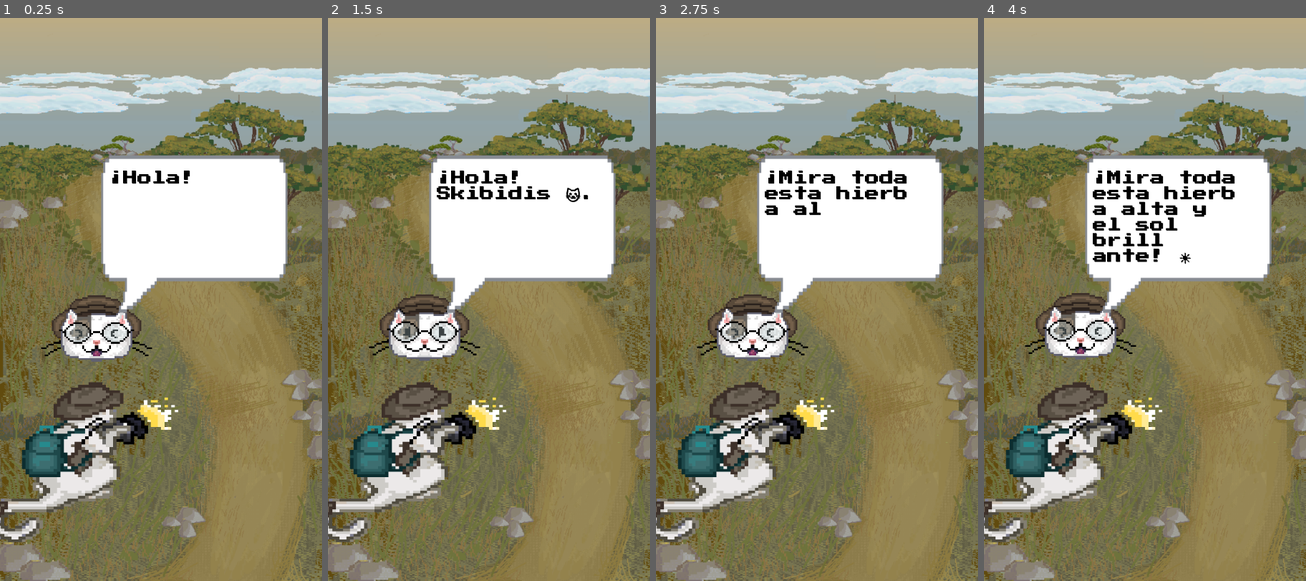
Above: before the commit, frames 1-4 (left to right).
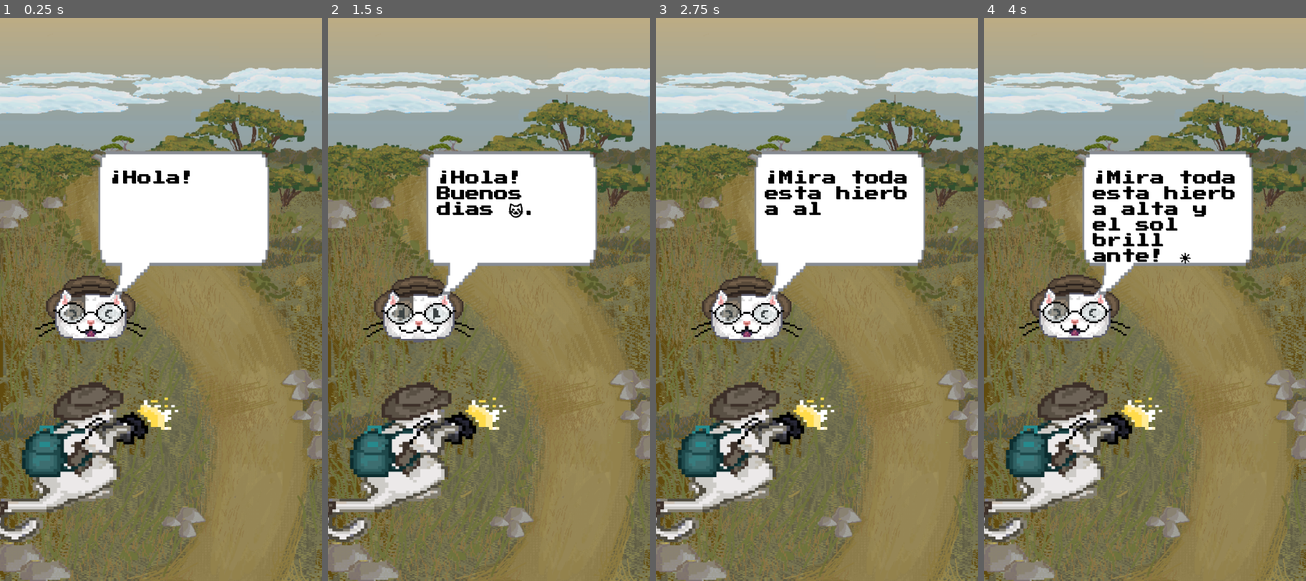
Above: after the commit, the same moments.

Repository: TonyCast2005/Galileo
Game: Godot game, scene res://escenas/Escenarios/Sabana/Sabana.tscn
The game is run twice, just before and just after one commit, with the same random seed, the same clock (stepped at 60 frames per second) and the same inputs. This scene is started directly instead of the project's main scene.
Inputs (mouse positions are in pixels of both pictures, inside the frame that each line leads up to):
- Up to frame 1 (0.25 s): no input
- Up to frame 2 (1.5 s): tap Enter (ui_accept) at 0.5, 0.77 s; move the mouse to (559, 265) at 0.52 s; click (559, 265) at 0.6 s; move the mouse to (424, 322) at 1.27 s; click (424, 322) at 1.35 s
- Up to frame 3 (2.75 s): tap Enter (ui_accept) at 1.52 s; move the mouse to (849, 170) at 2.02 s; click (849, 170) at 2.1 s
- Up to frame 4 (4 s): move the mouse to (1128, 406) at 2.77 s; click (1128, 406) at 2.85 s; tap Enter (ui_accept) at 3.02, 3.77 s; move the mouse to (1241, 378) at 3.52 s; click (1241, 378) at 3.6 s

The runs differ from the first frame. In frame 1, 7.3% of the frame differs, in the area x 10-90%, y 23-62%; in frame 2, 8.1%, in the area x 10-90%, y 23-61%; in frame 3, 7.3%; in frame 4, 7.3%.

Commit message:
no terminado

Diff:
--- /dev/null
+++ b/galileo/escenas/Escenarios/Espacio/Espacio.gd
@@ -0,0 +1,44 @@
+extends Control
+
+
+
+
+
+var tutorial_activo = true
+
+func _ready():
+
+    iniciar_dialogo_espacio()
+
+
+func iniciar_dialogo_espacio():
+    var gato_dialogo = preload("res://escenas/Gato_Instrucciones/Gato_Instrucciones.tscn").instantiate()
+    add_child(gato_dialogo)
+
+    gato_dialogo.global_position = Vector2(10, 500)
+
+    # Textura que se ve mientras habla
+    gato_dialogo.textura_habla_personal = preload("res://assets/sprites/ui/Espacio/Galileo_Espacio_Hablando.png")
+    # Textura de reposo cuando no habla
+    gato_dialogo.textura_idle_personal = preload("res://assets/sprites/ui/Espacio/Galileo_Espacio_Base.png")
+
+    # Ajustar escala del Sprite según la textura
+    var tamaño_deseado = Vector2(256,256)  # el tamaño que quieres en tu escena
+    var tamaño_textura = gato_dialogo.textura_habla_personal.get_size()
+    gato_dialogo.gato.scale = tamaño_deseado / tamaño_textura
+
+    # Diálogos que quieres que diga en este escenario
+    gato_dialogo.dialogos = [
+    "¡Hola, astronauta! 🚀 Hoy viajamos al espacio exterior.",
+    "Mira esas estrellas brillantes...",
+    "Tu misión será tomar fotos de los planetas. 📸",
+    "Algunos se mueven rápido, ¡así que apunta bien! 🛰️",
+    "Cuando termines todas las fotos, tendrás una sorpresa estelar. 🌠"
+]
+
+
+    # ✅ Esperar hasta que termine el diálogo
+    await gato_dialogo.dialogo_terminado
+
+    # ✅ Ahora sí: empezar a mostrar animales
+    tutorial_activo = false
--- /dev/null
+++ b/galileo/escenas/Escenarios/Espacio/Espacio.tscn
@@ -0,0 +1,166 @@
+[gd_scene load_steps=16 format=3 uid="uid://coqxncvnob81"]
+
+[ext_resource type="Script" uid="uid://dpebrs77c5ude" path="res://escenas/Escenarios/Espacio/Espacio.gd" id="1_6pqiu"]
+[ext_resource type="Texture2D" uid="uid://b1he0djyilmn5" path="res://assets/sprites/misc/espacioFondo.png" id="2_rjqk0"]
+[ext_resource type="Texture2D" uid="uid://3lquepi4mr3s" path="res://assets/sprites/ui/Espacio/naveRoja.png" id="3_rjqk0"]
+[ext_resource type="Texture2D" uid="uid://74gmy0qwrspa" path="res://assets/sprites/ui/Espacio/naveverde.png" id="4_kw2l3"]
+
+[sub_resource type="AtlasTexture" id="AtlasTexture_kw2l3"]
+atlas = ExtResource("3_rjqk0")
+region = Rect2(0, 0, 64, 120)
+
+[sub_resource type="AtlasTexture" id="AtlasTexture_jms05"]
+atlas = ExtResource("3_rjqk0")
+region = Rect2(64, 0, 64, 120)
+
+[sub_resource type="AtlasTexture" id="AtlasTexture_htq1g"]
+atlas = ExtResource("3_rjqk0")
+region = Rect2(128, 0, 64, 120)
+
+[sub_resource type="AtlasTexture" id="AtlasTexture_sudvv"]
+atlas = ExtResource("3_rjqk0")
+region = Rect2(0, 120, 64, 120)
+
+[sub_resource type="AtlasTexture" id="AtlasTexture_xuvk5"]
+atlas = ExtResource("3_rjqk0")
+region = Rect2(64, 120, 64, 120)
+
+[sub_resource type="AtlasTexture" id="AtlasTexture_bmlh5"]
+atlas = ExtResource("4_kw2l3")
+region = Rect2(0, 0, 64, 120)
+
+[sub_resource type="AtlasTexture" id="AtlasTexture_wur50"]
+atlas = ExtResource("4_kw2l3")
+region = Rect2(64, 0, 64, 120)
+
+[sub_resource type="AtlasTexture" id="AtlasTexture_2f7iw"]
+atlas = ExtResource("4_kw2l3")
+region = Rect2(128, 0, 64, 120)
+
+[sub_resource type="AtlasTexture" id="AtlasTexture_64ml3"]
+atlas = ExtResource("4_kw2l3")
+region = Rect2(0, 120, 64, 120)
+
+[sub_resource type="AtlasTexture" id="AtlasTexture_pcgp6"]
+atlas = ExtResource("4_kw2l3")
+region = Rect2(64, 120, 64, 120)
+
+[sub_resource type="SpriteFrames" id="SpriteFrames_bmlh5"]
+animations = [{
+"frames": [{
+"duration": 1.0,
+"texture": SubResource("AtlasTexture_kw2l3")
+}, {
+"duration": 1.0,
+"texture": SubResource("AtlasTexture_jms05")
+}, {
+"duration": 1.0,
+"texture": SubResource("AtlasTexture_htq1g")
+}, {
+"duration": 1.0,
+"texture": SubResource("AtlasTexture_sudvv")
+}, {
+"duration": 1.0,
+"texture": SubResource("AtlasTexture_xuvk5")
+}, {
+"duration": 1.0,
+"texture": SubResource("AtlasTexture_sudvv")
+}, {
+"duration": 1.0,
+"texture": SubResource("AtlasTexture_xuvk5")
+}, {
+"duration": 1.0,
+"texture": SubResource("AtlasTexture_sudvv")
+}, {
+"duration": 1.0,
+"texture": SubResource("AtlasTexture_xuvk5")
+}, {
+"duration": 1.0,
+"texture": SubResource("AtlasTexture_xuvk5")
+}, {
+"duration": 1.0,
+"texture": SubResource("AtlasTexture_xuvk5")
+}, {
+"duration": 1.0,
+"texture": SubResource("AtlasTexture_xuvk5")
+}, {
+"duration": 1.0,
+"texture": SubResource("AtlasTexture_sudvv")
+}],
+"loop": true,
+"name": &"Nave Roja",
+"speed": 7.0
+}, {
+"frames": [{
+"duration": 1.0,
+"texture": SubResource("AtlasTexture_bmlh5")
+}, {
+"duration": 1.0,
+"texture": SubResource("AtlasTexture_wur50")
+}, {
+"duration": 1.0,
+"texture": SubResource("AtlasTexture_2f7iw")
+}, {
+"duration": 1.0,
+"texture": SubResource("AtlasTexture_64ml3")
+}, {
+"duration": 1.0,
+"texture": SubResource("AtlasTexture_pcgp6")
+}, {
+"duration": 1.0,
+"texture": SubResource("AtlasTexture_64ml3")
+}, {
+"duration": 1.0,
+"texture": SubResource("AtlasTexture_pcgp6")
+}, {
+"duration": 1.0,
+"texture": SubResource("AtlasTexture_64ml3")
+}],
+"loop": true,
+"name": &"Nave_Verde",
+"speed": 5.0
+}, {
+"frames": [],
+"loop": true,
+"name": &"new_animation",
+"speed": 5.0
+}]
+
+[node name="Espacio" type="Control"]
+layout_mode = 3
+anchors_preset = 15
+anchor_right = 1.0
+anchor_bottom = 1.0
+grow_horizontal = 2
+grow_vertical = 2
+script = ExtResource("1_6pqiu")
+
+[node name="Fondo" type="TextureRect" parent="."]
+layout_mode = 1
+anchors_preset = 15
+anchor_right = 1.0
+anchor_bottom = 1.0
+grow_horizontal = 2
+grow_vertical = 2
+texture = ExtResource("2_rjqk0")
+
+[node name="Nave2" type="TextureRect" parent="."]
+layout_mode = 0
+offset_left = 377.0
+offset_top = 725.0
+offset_right = 618.0
+offset_bottom = 913.0
+
+[node name="Nave_Roja" type="AnimatedSprite2D" parent="."]
+position = Vector2(169.974, 485)
+scale = Vector2(3.31332, 2.38375)
+sprite_frames = SubResource("SpriteFrames_bmlh5")
+animation = &"Nave Roja"
+frame_progress = 0.346118
+
+[node name="Nave_Verde" type="AnimatedSprite2D" parent="."]
+position = Vector2(513, 743)
+scale = Vector2(4.46875, 3.51856)
+sprite_frames = SubResource("SpriteFrames_bmlh5")
+animation = &"Nave_Verde"
+frame_progress = 0.202564
--- a/galileo/escenas/Escenarios/Sabana/Sabana.tscn
+++ b/galileo/escenas/Escenarios/Sabana/Sabana.tscn
@@ -94,6 +94,7 @@
 stream = ExtResource("7_r4f3h")
 
 [node name="Flash" type="TextureRect" parent="."]
+layout_mode = 0
 offset_left = -60.0
 offset_top = 826.0
 offset_right = 429.0
--- a/galileo/escenas/Gato_Instrucciones/Gato_Instrucciones.tscn
+++ b/galileo/escenas/Gato_Instrucciones/Gato_Instrucciones.tscn
@@ -12,10 +12,10 @@
 
 [node name="Gato" type="TextureRect" parent="."]
 layout_mode = 0
-offset_left = 88.0
-offset_top = 552.0
-offset_right = 435.0
-offset_bottom = 900.0
+offset_left = 75.0
+offset_top = 508.0
+offset_right = 447.0
+offset_bottom = 878.0
 texture = ExtResource("2_n6uge")
 
 [node name="SonidoHabla" type="AudioStreamPlayer" parent="."]
@@ -25,8 +25,8 @@
 layout_mode = 0
 offset_left = 151.0
 offset_top = 180.0
-offset_right = 718.0
-offset_bottom = 680.0
+offset_right = 671.0
+offset_bottom = 636.0
 texture = ExtResource("3_1wnc8")
 
 [node name="LabelTexto" type="Label" parent="NinePatchRect"]
--- a/galileo/escenas/Gato_Instrucciones/gato_instrucciones.gd
+++ b/galileo/escenas/Gato_Instrucciones/gato_instrucciones.gd
@@ -19,9 +19,10 @@
 
 # Diálogos de prueba (pueden ser sobrescritos desde fuera)
 var dialogos: Array = [
-    "¡Hola! Skibidis 🐱.",
-    "Skibidi skibidi se rasca la cabeza.",
-    "¡Vamos a divertirnos un montón!"
+    "¡Hola! Buenos dias 🐱.",
+
+
+
 ]
 
 var indice = 0
Binary file added: galileo/assets/sprites/ui/Espacio/Galileo_Espacio_Base.png
Not shown, added: galileo/assets/sprites/ui/Espacio/Galileo_Espacio_Base.png.import
Binary file added: galileo/assets/sprites/ui/Espacio/Galileo_Espacio_Hablando.png
Not shown, added: galileo/assets/sprites/ui/Espacio/Galileo_Espacio_Hablando.png.import
Not shown, added: galileo/escenas/Escenarios/Espacio/Espacio.gd.uid
Binary file added: galileo/escenas/Escenarios/Sabana/Galileo_Espacio_Hablando.png
Not shown, added: galileo/escenas/Escenarios/Sabana/Galileo_Espacio_Hablando.png.import
